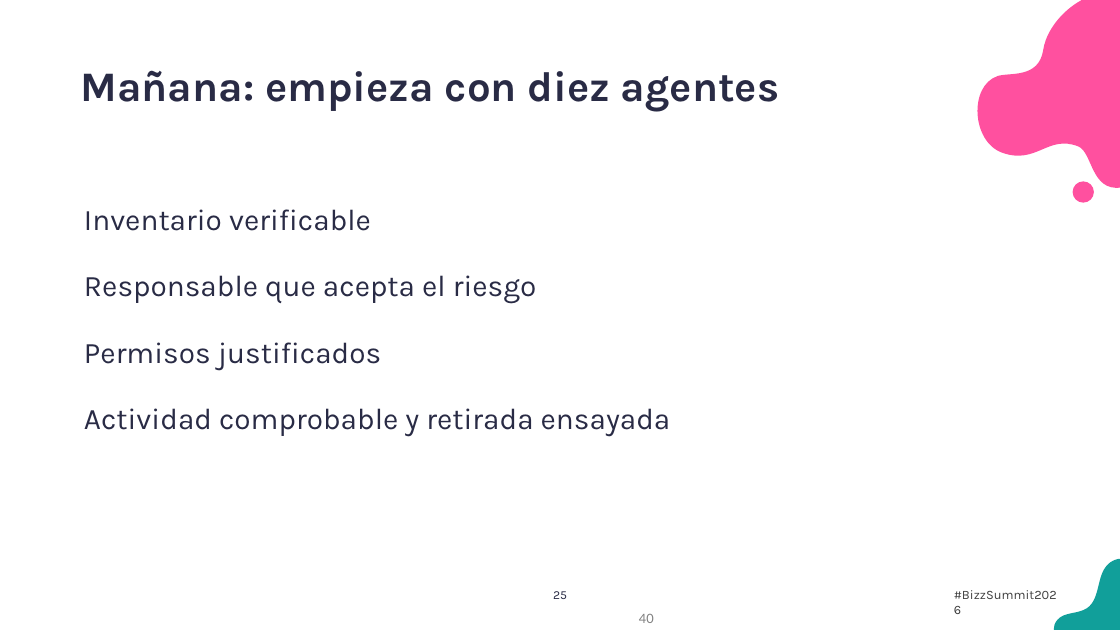
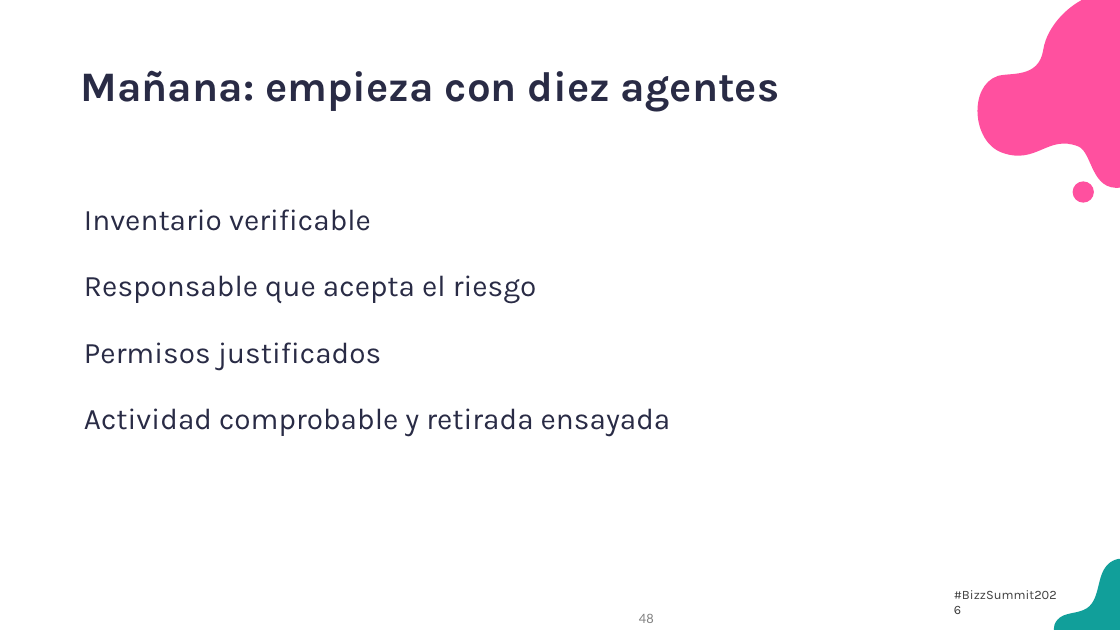
Before and after one commit to antoniosql/materiales-sesiones, a slide deck: slide 48 of BizzSummit/2026/01_trabajo/BizzSummit2026_De_la_jungla_al_control_plane.pptx (slide 40 before the commit). Drawn at 1120x630 pixels with LibreOffice and Linux fonts; fonts in the diff are those of the drawing; background and template pictures are left out. Boxes give left, top, right and bottom in pixels: in the first picture for what was removed or moved away, otherwise in the second. Text is boxed around its words. In the diff, an @@ line names an element or a change of style, - is before the commit and + after.

```diff
--- a/BizzSummit/2026/01_trabajo/BizzSummit2026_De_la_jungla_al_control_plane.pptx
+++ b/BizzSummit/2026/01_trabajo/BizzSummit2026_De_la_jungla_al_control_plane.pptx
@@ text removed at <box>553,591,567,599</box> @@
-25
@@ page number at <box>639,614,654,623</box>: text changed @@
-40
+48
```
Also in this commit, not shown: 10 other slides changed, 9 slides added, 1 slide removed, 25 other files.
